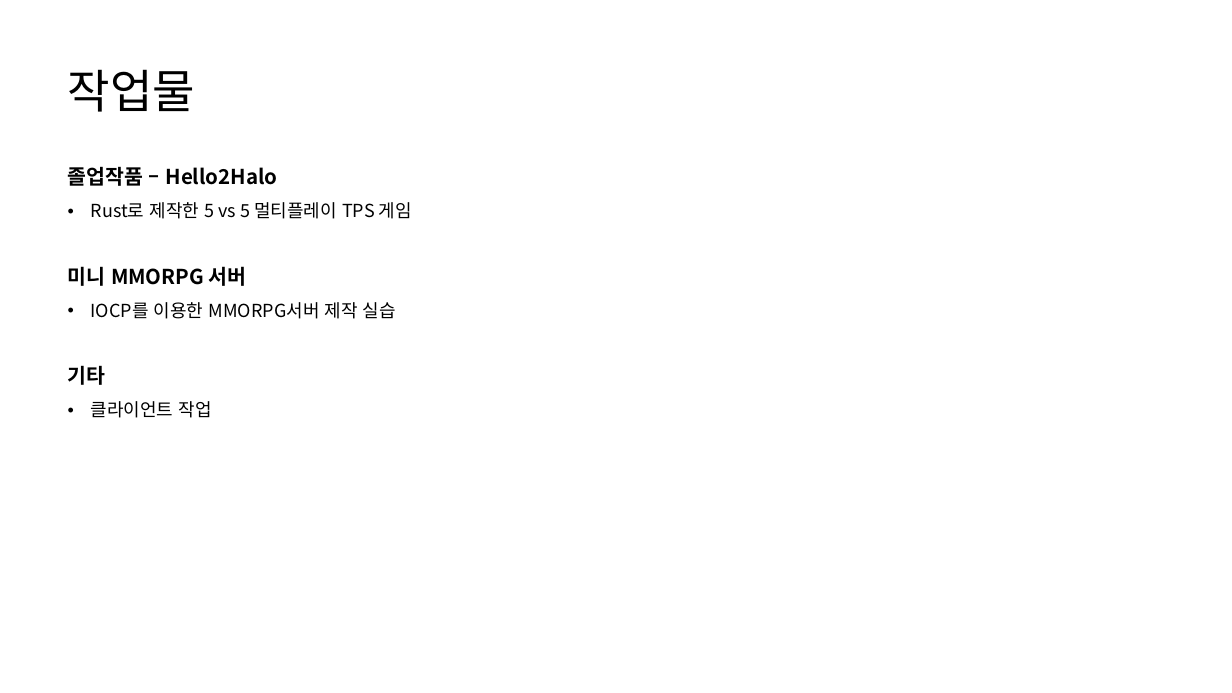
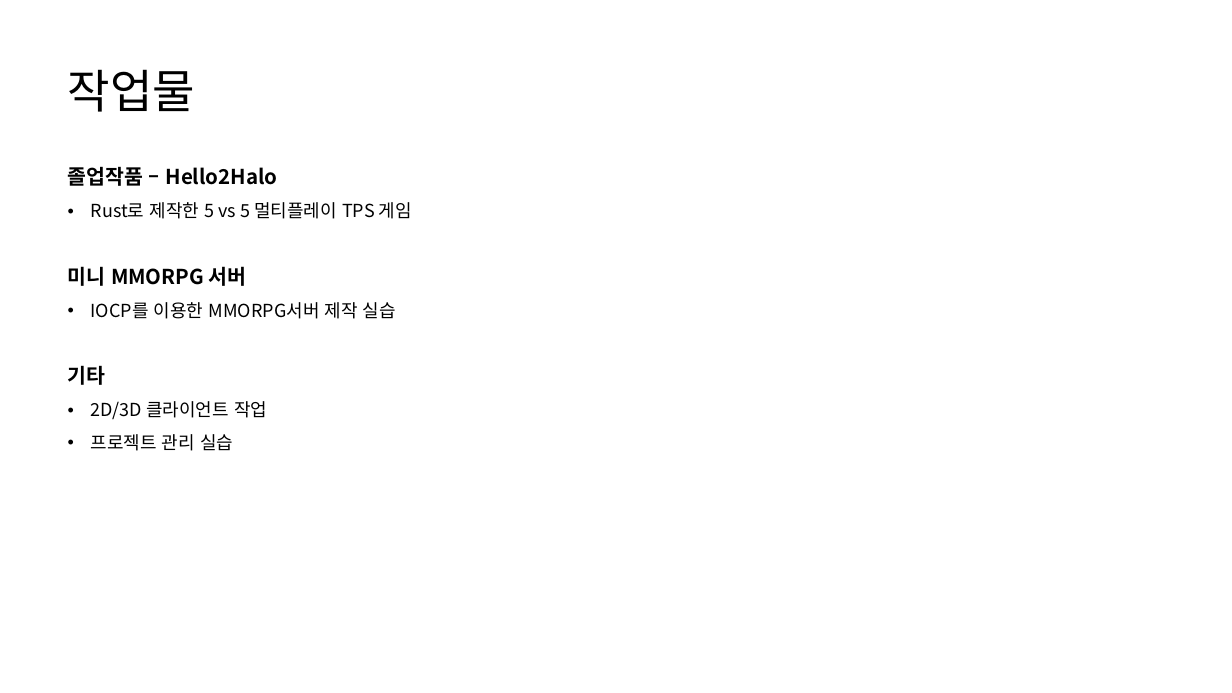
Before and after one commit to HK416/capstone_project, a slide deck: slide 2 of documents/포트폴리오/2020180028_이주형.pptx. Drawn at 1232x693 pixels with LibreOffice and Linux fonts; fonts in the diff are those of the drawing. Boxes give left, top, right and bottom in pixels: in the first picture for what was removed or moved away, otherwise in the second. Text is boxed around its words. In the diff, an @@ line names an element or a change of style, - is before the commit and + after.

```diff
--- a/documents/포트폴리오/2020180028_이주형.pptx
+++ b/documents/포트폴리오/2020180028_이주형.pptx
@@ text at <box>91,401,267,451</box>: text changed @@
-• 클라이언트 작업
+• 2D/3D 클라이언트 작업
+• 프로젝트 관리 실습
```
Also in this commit, not shown: 7 other slides changed, 5 slides added, 1 slide removed.
